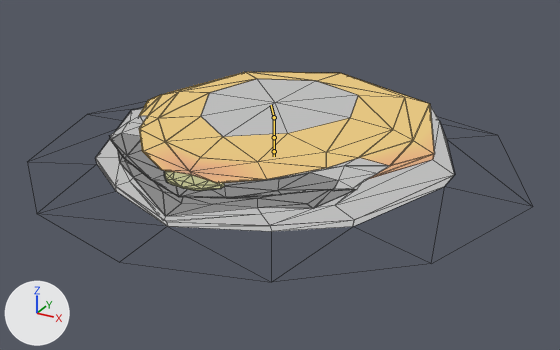
What one commit did to the Blender file assets/meshes/enemies/jelly_king.blend.
The view is the same before and after, from a 50 mm camera at (7.13, -12.73, 6.1) aimed at (0.33, -0.36, -0.08). The lights are fixed; the arrows at lower left show +X, +Y and +Z. Both versions are drawn at frame 154 of the action 'attack_aeo'; the numbers are the values there. The bones that bend it are drawn over the model as lines. Mesh edges are drawn as thin lines.

The first picture shows 'jellyking', 'jellyking_overlay'.
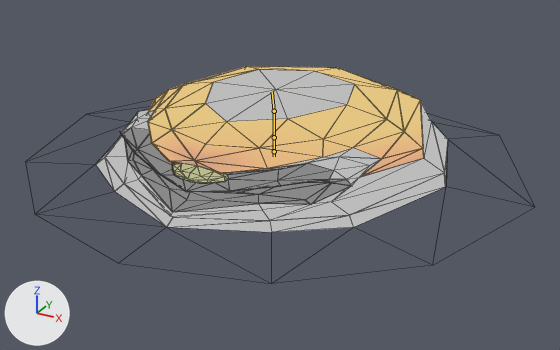
Location of each change, (x1, y1, x2, y2) in pixels of the pictures (560 x 350 px):
```json
{"object": "jellyking_overlay", "change": "posed", "before": [27, 72, 533, 282], "after": [26, 67, 534, 284]}
{"object": "jellyking", "change": "posed", "before": [96, 79, 454, 226], "after": [105, 69, 445, 221]}
{"bone": "top_middle", "before": "(274, 137) to (274, 117)", "after": "(274, 137) to (274, 111)"}
{"bone": "top", "before": "(274, 117) to (271, 105)", "after": "(274, 111) to (272, 92)"}
```

Scene script edits in JSON lines:
```json
{"block": "bone_bottom_middle", "where": "bone_bottom_middle = bpy.data.objects['jellyking_armature'].pose.bones['bottom_middle']"}
{"op": "set", "path": "bone_bottom_middle.scale", "old": "(1.83, 0.52, 1.83)", "new": "(1.73, 0.52, 1.73)"}
{"block": "bone_base", "where": "bone_base = bpy.data.objects['jellyking_armature'].pose.bones['base']  # child of 'bottom_middle'"}
{"op": "set", "path": "bone_base.scale", "old": "(0.89, 0.86, 0.89)", "new": "(0.95, 0.93, 0.95)"}
{"block": "bone_top_middle", "where": "bone_top_middle = bpy.data.objects['jellyking_armature'].pose.bones['top_middle']  # child of 'bottom_middle'"}
{"op": "set", "path": "bone_top_middle.scale", "old": "(1.03, 0.61, 1.03)", "new": "(1.02, 0.8, 1.02)"}
{"block": "bone_top", "where": "bone_top = bpy.data.objects['jellyking_armature'].pose.bones['top']  # child of 'top_middle'"}
{"op": "set", "path": "bone_top.rotation_quaternion", "old": "(0.999, 0.034, 0.0, 0.0)", "new": "(1.0, 0.02, 0.0, 0.0)", "note": "degrees (4, 0, 0) -> degrees (2, 0, 0)"}
{"op": "set", "path": "bone_top.scale", "old": "(0.99, 0.86, 0.99)", "new": "(1.0, 0.92, 1.0)"}
```
